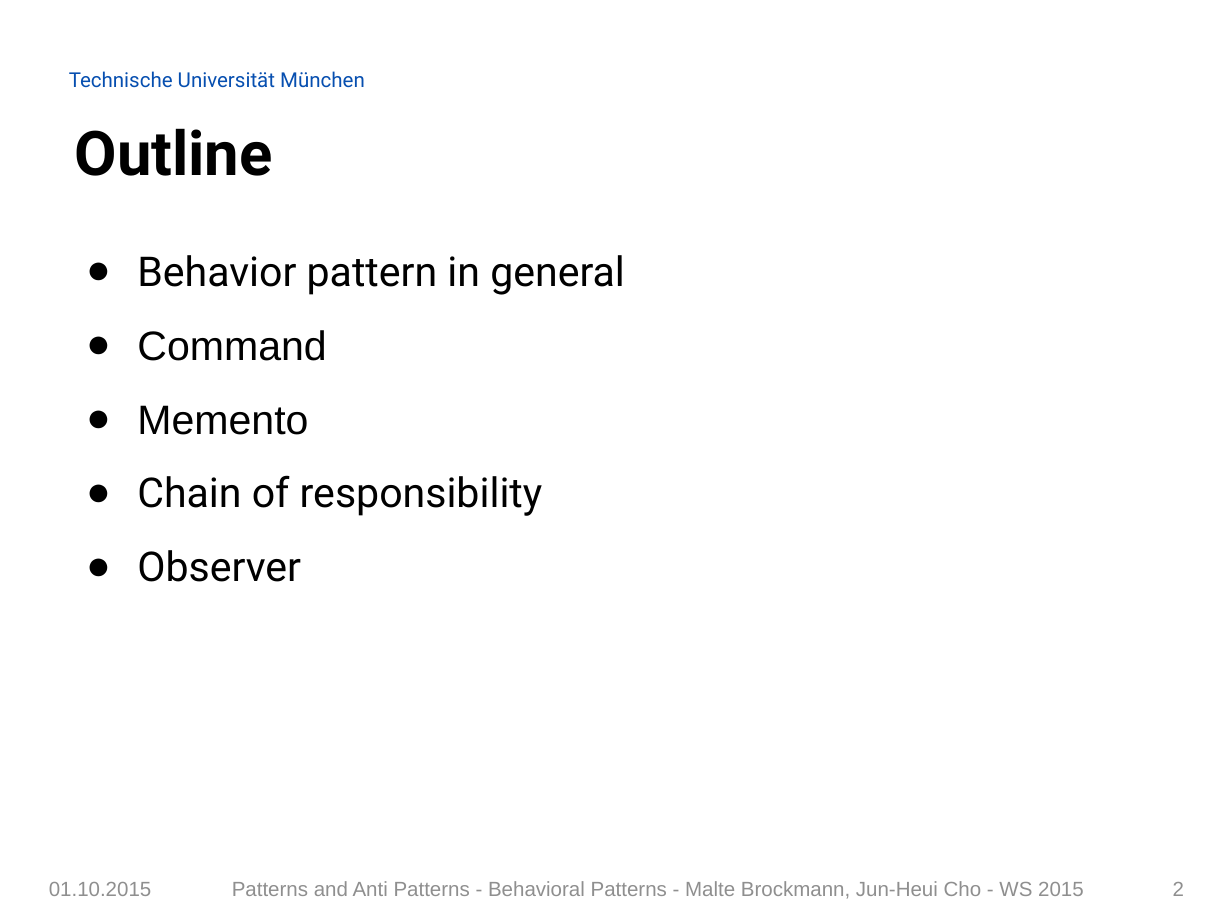
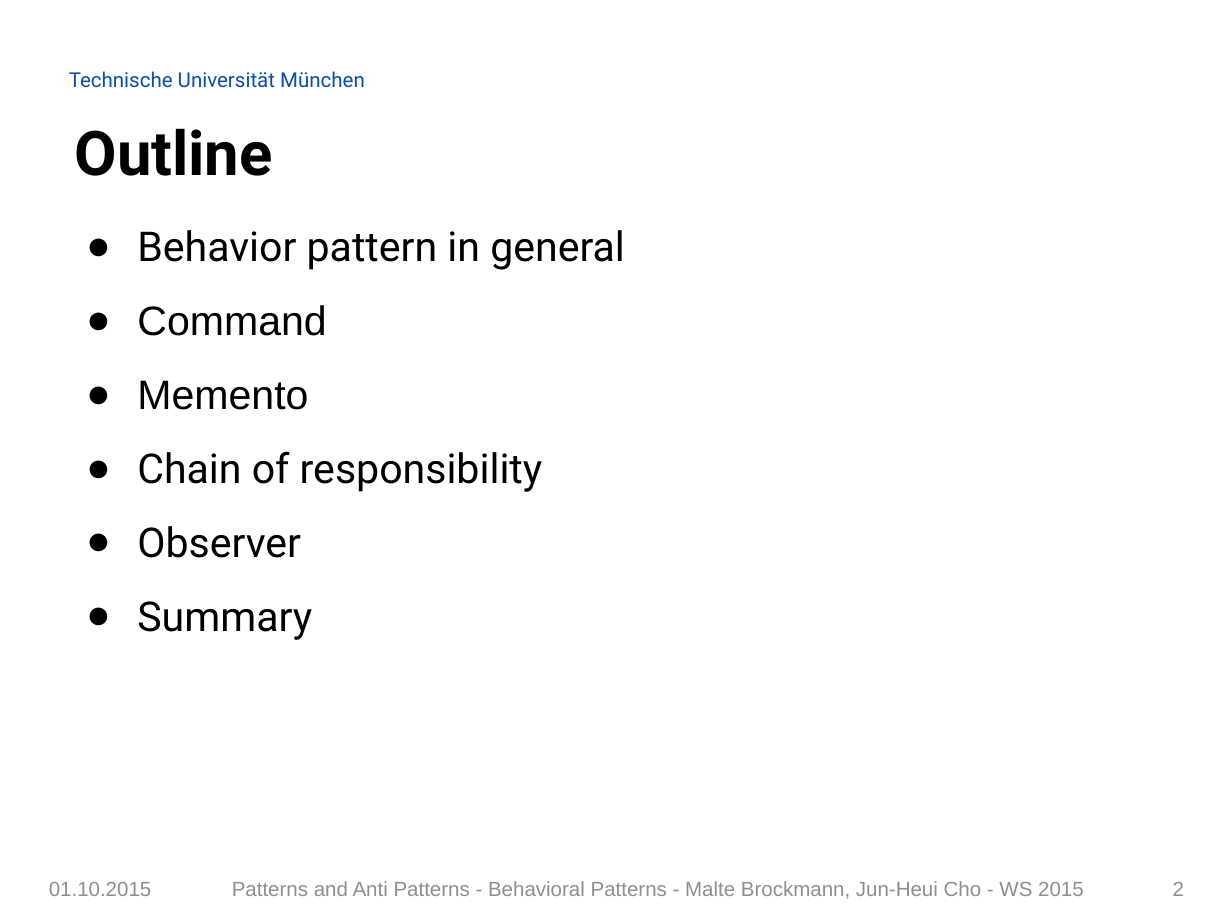
Before and after one commit to Painted6/Behavioral-design-patterns, a slide deck: slide 2 of Behavioral Patterns - JS Patterns and Anti Patterns.pptx. Drawn at 1232x924 pixels with LibreOffice and Linux fonts; fonts in the diff are those of the drawing; background and template pictures are left out. Boxes give left, top, right and bottom in pixels: in the first picture for what was removed or moved away, otherwise in the second. Text is boxed around its words. In the diff, an @@ line names an element or a change of style, - is before the commit and + after.

Commit message:
fixed formatting in powerpoint

```diff
--- a/Behavioral Patterns - JS Patterns and Anti Patterns.pptx
+++ b/Behavioral Patterns - JS Patterns and Anti Patterns.pptx
@@ text at bbox=[137, 230, 625, 270]: line spacing 1.5 to 1 @@
@@ text at bbox=[137, 601, 312, 640]: paragraph added @@
+● Summary
```
Also in this commit, not shown: 35 other slides changed.
